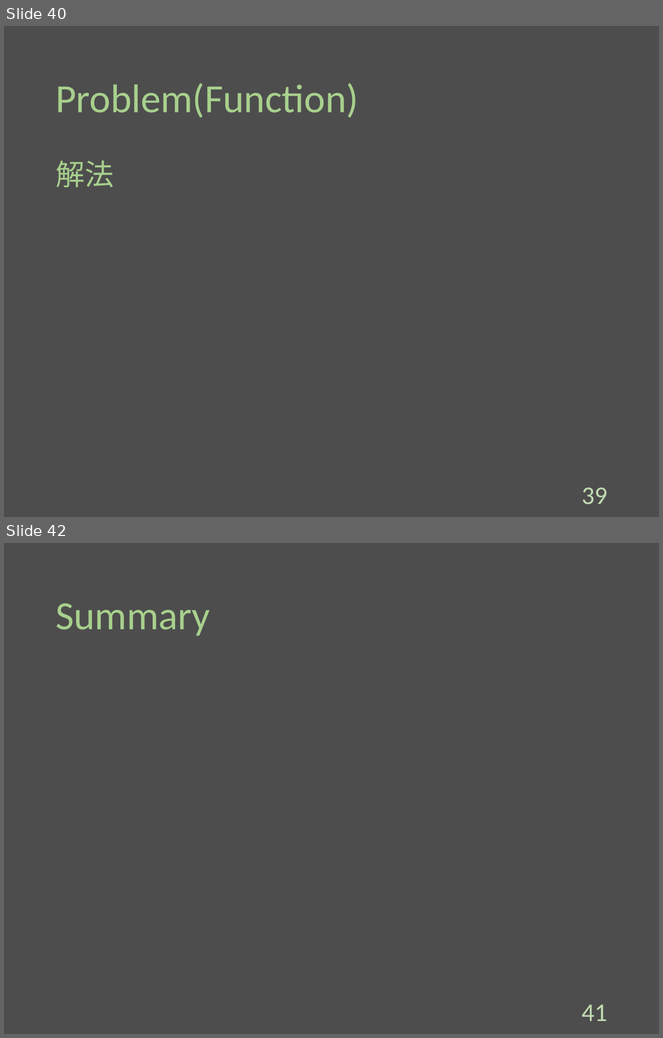
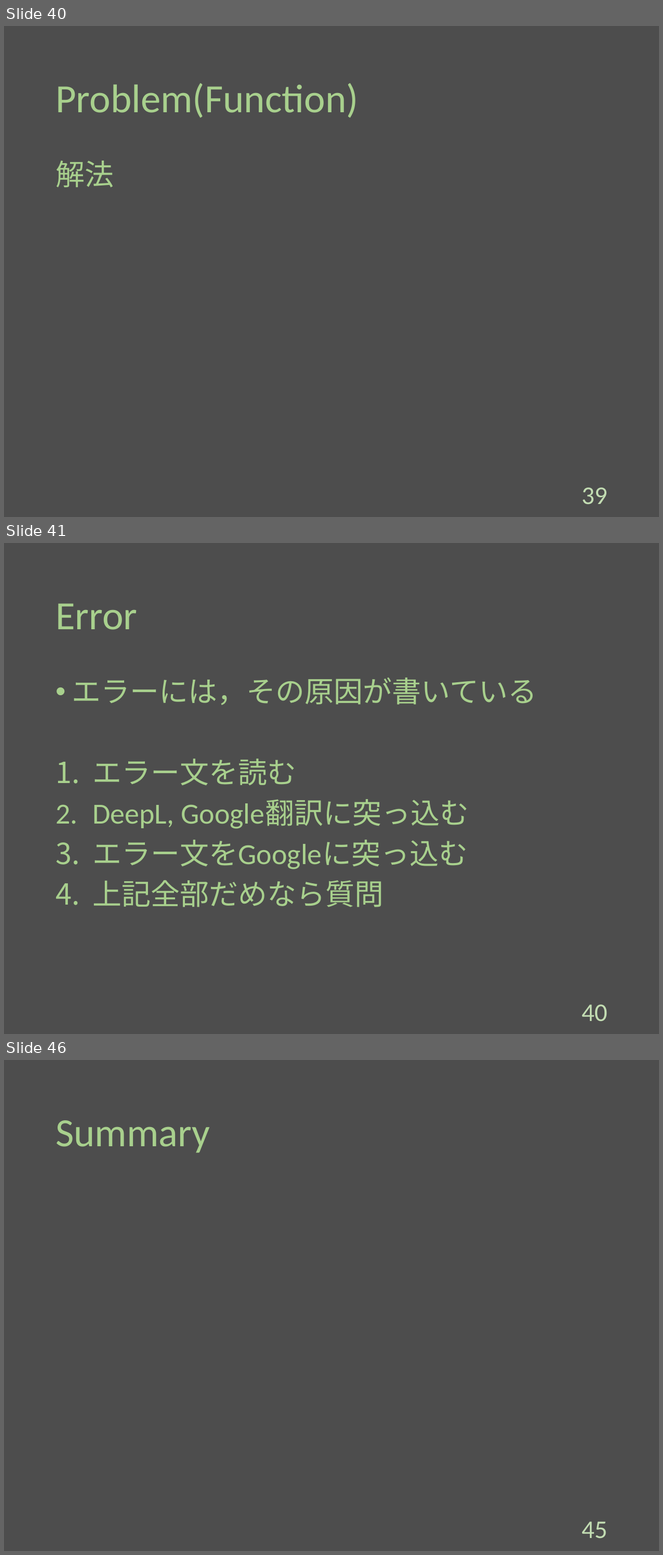
Before and after one commit to Melbeck777/program_seminar, a slide deck: ProgramSlide.pptx. Shown one above the other, each under a label of ours: slides 40 and 42 before the commit, slides 40, 41 and 46 after it; the slides between them are not shown. The pictures are 663x1038 and 663x1555 pixels, drawn with LibreOffice and Linux fonts; fonts in the diff are those of the drawing. Boxes give left, top, right and bottom in pixels: in the first picture for what was removed or moved away, otherwise in the second. Text is boxed around its words. In the diff, an @@ line names an element or a change of style, - is before the commit and + after.

Commit message:
[add]:Wrote the 'Error'.

```diff
--- a/ProgramSlide.pptx
+++ b/ProgramSlide.pptx
@@ slide 41 added at <box>4,543,659,1034</box>, background #4D4D4D @@
@@ title added at <box>55,603,137,630</box>, 44 pt, text #A8D08D @@
+Error
@@ text added at <box>72,678,538,908</box>, 32 pt, text #A8D08D @@
+• エラーには，その原因が書いている
+1. エラー文を読む
+2. DeepL, Google翻訳に突っ込む
+3. エラー文をGoogleに突っ込む
+4. 上記全部だめなら質問
@@ page number added at <box>582,1005,608,1021</box>, 28 pt, text #C3DDB3 @@
+40
@@ what was slide 42 is now slide 46 @@
@@ page number at <box>582,1522,608,1539</box>: text changed @@
-41
+45
```
Also in this commit, not shown: 4 other slides added, 1 slide removed.
